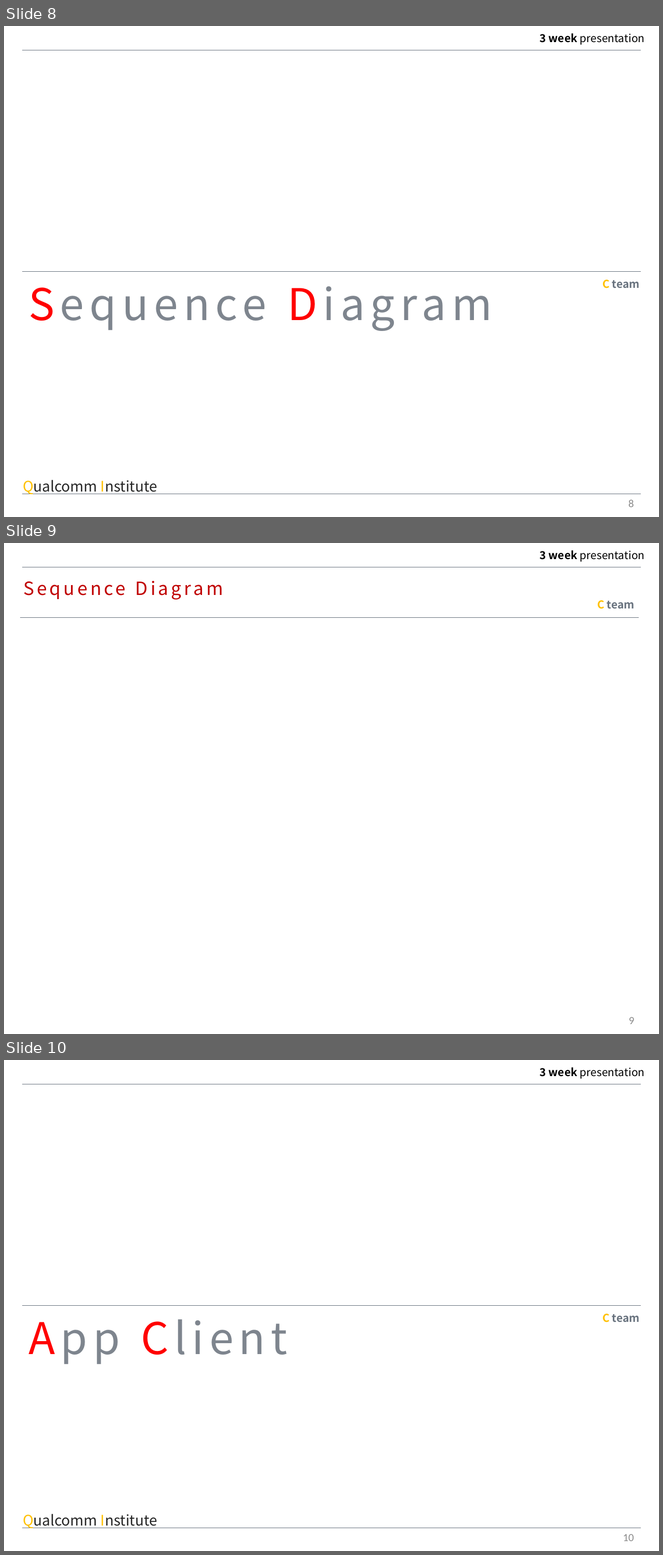
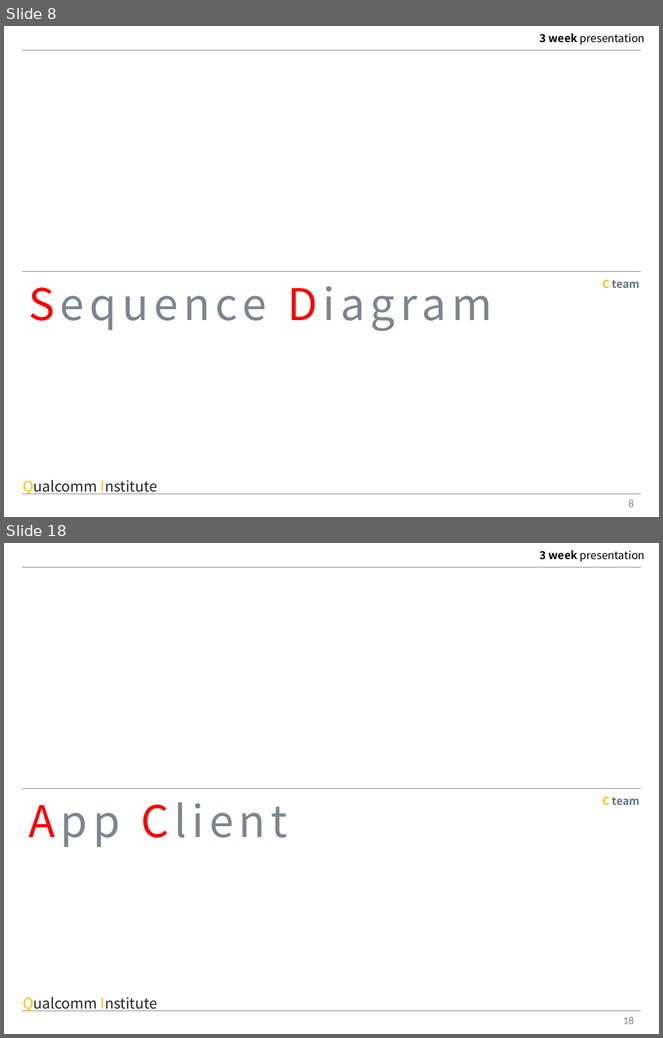
Before and after one commit to MAENGSOOHOON/summer2017IoT, a slide deck: 3week/ppt/3week.pptx. Shown one above the other, each under a label of ours: slides 8, 9 and 10 before the commit, slides 8 and 18 after it; the slides between them are not shown. The pictures are 663x1555 and 663x1038 pixels, drawn with LibreOffice and Linux fonts; fonts in the diff are those of the drawing. Boxes give left, top, right and bottom in pixels: in the first picture for what was removed or moved away, otherwise in the second. Text is boxed around its words. In the diff, an @@ line names an element or a change of style, - is before the commit and + after.

```diff
--- a/3week/ppt/3week.pptx
+++ b/3week/ppt/3week.pptx
@@ slide 9 removed at (4, 543, 659, 1034), background #FFFFFF; not listed: 2 template elements that a slide beside it also shows @@
@@ text removed at (23, 581, 224, 600) @@
-Sequence Diagram
@@ text removed at (597, 600, 635, 609) @@
-C team
@@ line removed from (20, 618) to (639, 618) @@
@@ page number removed at (629, 1017, 635, 1025) @@
-9
@@ what was slide 10 is now slide 18 @@
@@ page number at (623, 1017, 634, 1025): text changed @@
-10
+18
```
Also in this commit, not shown: 1 slide changed, 9 slides added, 1 other file.
